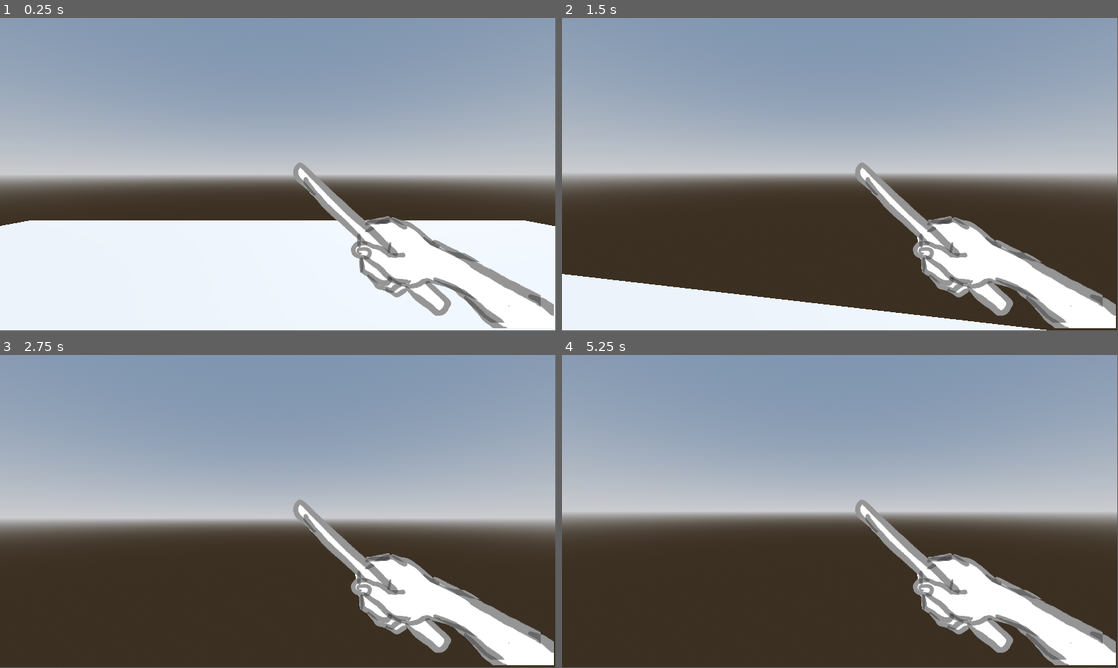
Above: before the commit, frames 1-4 (two rows, left to right).
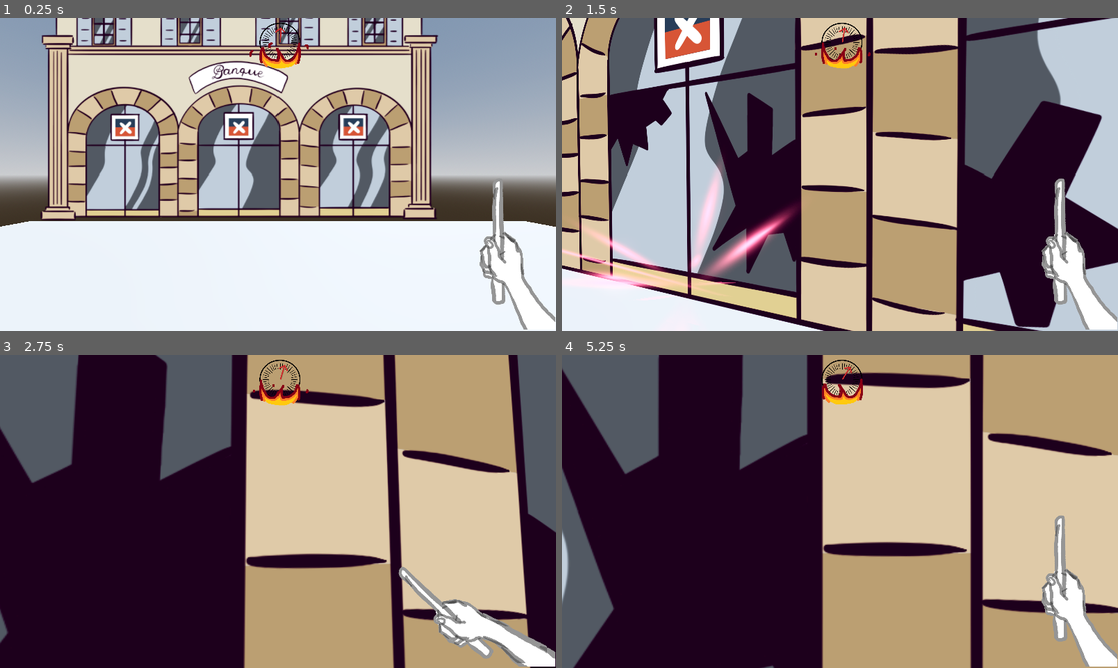
Above: after the commit, the same moments.

Repository: electron35/game-jam-audacieuxses
Game: Godot game, scene res://Scenes/main_scene.tscn
The game is run twice, just before and just after one commit, with the same random seed, the same clock (stepped at 60 frames per second) and the same inputs.
Inputs (mouse positions are in pixels of both pictures, inside the frame that each line leads up to):
- Up to frame 1 (0.25 s): no input
- Up to frame 2 (1.5 s): tap Enter (ui_accept) at 0.5, 0.77 s; move the mouse to (867, 171) at 0.52 s; press the mouse at (867, 171) at 0.53 s; hold W (Forward) from 0.53 s (still down); move the mouse to (812, 174) at 1.27 s; release the mouse at (812, 174) at 1.28 s; click (812, 174) at 1.35 s
- Up to frame 3 (2.75 s): keep holding W (Forward); tap Enter (ui_accept) at 1.52 s; move the mouse to (289, 505) at 2.02 s; press the mouse at (289, 505) at 2.03 s
- Up to frame 4 (5.25 s): keep holding W (Forward); move the mouse to (834, 514) at 2.77 s; release the mouse at (834, 514) at 2.78 s; click (834, 514) at 2.85 s; tap Enter (ui_accept) at 3.02, 3.77, 4.52 s; move the mouse to (878, 514) at 3.52 s; press the mouse at (878, 514) at 3.53 s; move the mouse to (795, 508) at 4.27 s; release the mouse at (795, 508) at 4.28 s; click (795, 508) at 4.35 s; move the mouse to (845, 511) at 5.02 s; press the mouse at (845, 511) at 5.03 s
In our replay, the window is 799x449 before the commit and 800x450 after it. These sizes can differ from the game's own. Grey fills any space a smaller window leaves; there, only what the larger window draws over its background counts as a difference.

The runs differ from the first frame. In frame 1, 45% of the frame differs, in the area x 0-100%, y 0-100%; in frame 2, 92%; in frame 3, 98%; in frame 4, 99%.

Commit message:
Added Diverses asset

Diff:
--- a/Resources/Animation/wand.tres
+++ b/Resources/Animation/wand.tres
@@ -1,9 +1,9 @@
 [gd_resource type="SpriteFrames" load_steps=5 format=3 uid="uid://bxtbhsvady6ta"]
 
-[ext_resource type="Texture2D" uid="uid://pirq0xudut36" path="res://Assets/Wand/right_arm_throw_rough1.png" id="1_mmv4i"]
-[ext_resource type="Texture2D" uid="uid://qiicc4qn1s3b" path="res://Assets/Wand/right_arm_throw_rough2.png" id="2_1kp0b"]
-[ext_resource type="Texture2D" uid="uid://dcyd2s55i75x2" path="res://Assets/Wand/right_arm_throw_rough3.png" id="3_ul5x6"]
-[ext_resource type="Texture2D" uid="uid://h30w62pj5rtb" path="res://Assets/Wand/right_arm_throw_rough4.png" id="4_al3dc"]
+[ext_resource type="Texture2D" uid="uid://pirq0xudut36" path="res://Assets/UI/Wand/right_arm_throw_rough1.png" id="1_mmv4i"]
+[ext_resource type="Texture2D" uid="uid://qiicc4qn1s3b" path="res://Assets/UI/Wand/right_arm_throw_rough2.png" id="2_1kp0b"]
+[ext_resource type="Texture2D" uid="uid://dcyd2s55i75x2" path="res://Assets/UI/Wand/right_arm_throw_rough3.png" id="3_ul5x6"]
+[ext_resource type="Texture2D" uid="uid://h30w62pj5rtb" path="res://Assets/UI/Wand/right_arm_throw_rough4.png" id="4_al3dc"]
 
 [resource]
 animations = [{
--- a/Resources/Interactible/BBQ.tres
+++ b/Resources/Interactible/BBQ.tres
@@ -1,8 +1,8 @@
 [gd_resource type="Resource" script_class="InteractibleData" load_steps=4 format=3 uid="uid://boqrt15end6vi"]
 
 [ext_resource type="Script" uid="uid://d2mqmgjq8u17f" path="res://Scripts/classes/interactible_data.gd" id="1_5k2l8"]
-[ext_resource type="Texture2D" uid="uid://dafee03r5bijd" path="res://Assets/Sprite/Item/BBQ_VG.png" id="1_qi036"]
-[ext_resource type="Texture2D" uid="uid://fkl6p7q0bg2c" path="res://Assets/Sprite/Item/BBQ_Viande.png" id="2_7moeh"]
+[ext_resource type="Texture2D" uid="uid://dafee03r5bijd" path="res://Assets/Sprites/Items/BBQ_VG.png" id="1_qi036"]
+[ext_resource type="Texture2D" uid="uid://fkl6p7q0bg2c" path="res://Assets/Sprites/Items/BBQ_Viande.png" id="2_7moeh"]
 
 [resource]
 script = ExtResource("1_5k2l8")
--- /dev/null
+++ b/Resources/Interactible/Bank.tres
@@ -0,0 +1,11 @@
+[gd_resource type="Resource" script_class="InteractibleData" load_steps=4 format=3 uid="uid://dylf8umw6yte7"]
+
+[ext_resource type="Texture2D" uid="uid://d00qu1xf12ygv" path="res://Assets/Sprites/Bank_break.png" id="1_y65hk"]
+[ext_resource type="Texture2D" uid="uid://bf5idr1o0xpix" path="res://Assets/Sprites/Bank_clear.png" id="2_3k7sn"]
+[ext_resource type="Script" uid="uid://d2mqmgjq8u17f" path="res://Scripts/classes/interactible_data.gd" id="3_glbaq"]
+
+[resource]
+script = ExtResource("3_glbaq")
+BeforeTexture = ExtResource("2_3k7sn")
+AfterTexture = ExtResource("1_y65hk")
+metadata/_custom_type_script = "uid://d2mqmgjq8u17f"
--- a/Resources/NPC/LeonMuffle.tres
+++ b/Resources/NPC/LeonMuffle.tres
@@ -1,7 +1,7 @@
 [gd_resource type="Resource" script_class="NPC_Data" load_steps=4 format=3 uid="uid://dnshr6f4nrqjl"]
 
-[ext_resource type="Texture2D" uid="uid://mgimertwk1be" path="res://Assets/Sprite/Muffle_crying.png" id="1_5cv6q"]
-[ext_resource type="Texture2D" uid="uid://vre36r1calvu" path="res://Assets/Sprite/Muffle_clean.png" id="2_o1ayt"]
+[ext_resource type="Texture2D" uid="uid://mgimertwk1be" path="res://Assets/Sprites/Muffle_crying.png" id="1_5cv6q"]
+[ext_resource type="Texture2D" uid="uid://vre36r1calvu" path="res://Assets/Sprites/Muffle_clean.png" id="2_o1ayt"]
 [ext_resource type="Script" uid="uid://dhoyjce7t6tul" path="res://Scripts/classes/npc_data.gd" id="3_j1cbr"]
 
 [resource]
--- a/Resources/NPC/RascalProut.tres
+++ b/Resources/NPC/RascalProut.tres
@@ -1,8 +1,8 @@
 [gd_resource type="Resource" script_class="NPC_Data" load_steps=4 format=3 uid="uid://crdvxi0j4y5lr"]
 
 [ext_resource type="Script" uid="uid://dhoyjce7t6tul" path="res://Scripts/classes/npc_data.gd" id="1_k8n0x"]
-[ext_resource type="Texture2D" uid="uid://dhrubv0gfj4xm" path="res://Assets/Sprite/Prout_crying.png" id="1_n7kmv"]
-[ext_resource type="Texture2D" uid="uid://c4c3jea8y5foo" path="res://Assets/Sprite/Prout_clean.png" id="2_tcj3a"]
+[ext_resource type="Texture2D" uid="uid://dhrubv0gfj4xm" path="res://Assets/Sprites/Prout_crying.png" id="1_n7kmv"]
+[ext_resource type="Texture2D" uid="uid://c4c3jea8y5foo" path="res://Assets/Sprites/Prout_clean.png" id="2_tcj3a"]
 
 [resource]
 script = ExtResource("1_k8n0x")
--- a/Scenes/Entities/Interactible.tscn
+++ b/Scenes/Entities/Interactible/Interactible2D.tscn
@@ -1,7 +1,7 @@
 [gd_scene load_steps=6 format=3 uid="uid://dxrip0m06ryj5"]
 
-[ext_resource type="Script" uid="uid://dp6lswccxnood" path="res://Scripts/interactible.gd" id="1_dmt2u"]
-[ext_resource type="Texture2D" uid="uid://fkl6p7q0bg2c" path="res://Assets/Sprite/Item/BBQ_Viande.png" id="1_ttwp4"]
+[ext_resource type="Script" uid="uid://dp6lswccxnood" path="res://Scripts/Interactible/interactible.gd" id="1_dmt2u"]
+[ext_resource type="Texture2D" uid="uid://fkl6p7q0bg2c" path="res://Assets/Sprites/Items/BBQ_Viande.png" id="1_ttwp4"]
 [ext_resource type="Resource" uid="uid://boqrt15end6vi" path="res://Resources/Interactible/BBQ.tres" id="2_hql6q"]
 [ext_resource type="PackedScene" uid="uid://c0280anxl81yx" path="res://Scenes/particle.tscn" id="3_gohnf"]
 
--- /dev/null
+++ b/Scenes/Entities/Interactible/Interactible3D.tscn
@@ -0,0 +1,26 @@
+[gd_scene load_steps=6 format=3 uid="uid://btjfqjnlmos34"]
+
+[ext_resource type="Script" uid="uid://pg1bf41h3lgr" path="res://Scripts/Interactible/interactible_3d.gd" id="1_dlh0l"]
+[ext_resource type="PackedScene" uid="uid://ce7xadtnpg7bf" path="res://Assets/Models/UglyCar.glb" id="1_xuw3d"]
+[ext_resource type="PackedScene" uid="uid://c0280anxl81yx" path="res://Scenes/particle.tscn" id="2_2unab"]
+[ext_resource type="PackedScene" uid="uid://bnmq1vsco8tny" path="res://Assets/Models/UglyCarBroken.glb" id="2_tn7gv"]
+
+[sub_resource type="BoxShape3D" id="BoxShape3D_dlh0l"]
+size = Vector3(6.245056, 1, 2.4144897)
+
+[node name="UglyCar" type="StaticBody3D"]
+collision_layer = 3
+collision_mask = 3
+script = ExtResource("1_dlh0l")
+
+[node name="Particle" parent="." instance=ExtResource("2_2unab")]
+
+[node name="CollisionShape3D" type="CollisionShape3D" parent="."]
+transform = Transform3D(1, 0, 0, 0, 1, 0, 0, 0, 1, -0.18417358, 0.5585327, -0.031829834)
+shape = SubResource("BoxShape3D_dlh0l")
+
+[node name="CleanState" parent="." instance=ExtResource("1_xuw3d")]
+
+[node name="BrokenState" parent="." instance=ExtResource("2_tn7gv")]
+transform = Transform3D(1, 0, 0, 0, 1, 0, 0, 0, 1, 0, -0.7274446, 0)
+visible = false
--- /dev/null
+++ b/Scenes/Entities/Interactible/InteractibleFacade.tscn
@@ -0,0 +1,25 @@
+[gd_scene load_steps=6 format=3 uid="uid://c1vn3vcjut82r"]
+
+[ext_resource type="Script" uid="uid://dp6lswccxnood" path="res://Scripts/Interactible/interactible.gd" id="1_to3qb"]
+[ext_resource type="Resource" uid="uid://dylf8umw6yte7" path="res://Resources/Interactible/Bank.tres" id="2_1i2jd"]
+[ext_resource type="Texture2D" uid="uid://bf5idr1o0xpix" path="res://Assets/Sprites/Bank_clear.png" id="2_to3qb"]
+[ext_resource type="PackedScene" uid="uid://c0280anxl81yx" path="res://Scenes/particle.tscn" id="4_x0i47"]
+
+[sub_resource type="BoxShape3D" id="BoxShape3D_i8kt7"]
+size = Vector3(33.003845, 20.854614, 1)
+
+[node name="InteractibleFacade" type="StaticBody3D"]
+collision_layer = 3
+collision_mask = 3
+script = ExtResource("1_to3qb")
+data = ExtResource("2_1i2jd")
+
+[node name="CollisionShape3D" type="CollisionShape3D" parent="."]
+transform = Transform3D(1, 0, 0, 0, 1, 0, 0, 0, 1, -0.1993103, 9.927307, 0)
+shape = SubResource("BoxShape3D_i8kt7")
+
+[node name="Sprite3D" type="Sprite3D" parent="."]
+transform = Transform3D(1, 0, 0, 0, 1, 0, 0, 0, 1, 0, 10.293813, 0)
+texture = ExtResource("2_to3qb")
+
+[node name="Particle" parent="." instance=ExtResource("4_x0i47")]
--- a/Scenes/Entities/NPC.tscn
+++ b/Scenes/Entities/NPC.tscn
@@ -2,7 +2,7 @@
 
 [ext_resource type="Script" uid="uid://dv132uidklika" path="res://Scripts/npc.gd" id="1_fo5tq"]
 [ext_resource type="Resource" uid="uid://dnshr6f4nrqjl" path="res://Resources/NPC/LeonMuffle.tres" id="2_xs5w8"]
-[ext_resource type="Texture2D" uid="uid://vre36r1calvu" path="res://Assets/Sprite/Muffle_clean.png" id="3_4a2w1"]
+[ext_resource type="Texture2D" uid="uid://vre36r1calvu" path="res://Assets/Sprites/Muffle_clean.png" id="3_4a2w1"]
 [ext_resource type="PackedScene" uid="uid://b8idyvf8u7ym" path="res://Scenes/speech.tscn" id="4_7fgga"]
 
 [sub_resource type="CapsuleShape3D" id="CapsuleShape3D_tdvfm"]
--- a/Scenes/Entities/player.tscn
+++ b/Scenes/Entities/player.tscn
@@ -1,9 +1,10 @@
-[gd_scene load_steps=7 format=3 uid="uid://d4a3t8yuyh307"]
+[gd_scene load_steps=8 format=3 uid="uid://d4a3t8yuyh307"]
 
 [ext_resource type="Script" uid="uid://bqolw5iehqdig" path="res://Scripts/Player/player.gd" id="1_v0iea"]
 [ext_resource type="Script" uid="uid://0lrkciq870up" path="res://Scripts/Player/dialog.gd" id="2_6t5aa"]
 [ext_resource type="Script" uid="uid://drsqq43yu2jb5" path="res://Scripts/Player/Interact.gd" id="2_cvnsp"]
 [ext_resource type="SpriteFrames" uid="uid://bxtbhsvady6ta" path="res://Resources/Animation/wand.tres" id="2_svftf"]
+[ext_resource type="PackedScene" uid="uid://kub2doyo41y3" path="res://Scenes/UI/TimerClock.tscn" id="4_a1rq5"]
 
 [sub_resource type="CapsuleMesh" id="CapsuleMesh_v0iea"]
 
@@ -31,23 +32,24 @@
 
 [node name="UIControl" type="Control" parent="Head/Camera3D"]
 layout_mode = 3
-anchor_right = 0.026
-anchor_bottom = 0.029000001
-offset_right = 0.048000336
-offset_bottom = 0.20800018
+anchors_preset = 15
+anchor_right = 1.0
+anchor_bottom = 1.0
+grow_horizontal = 2
+grow_vertical = 2
+mouse_filter = 2
 
 [node name="Wand" type="AnimatedSprite2D" parent="Head/Camera3D/UIControl"]
-position = Vector2(821.1049, 333.9999)
+position = Vector2(1589, 764)
 scale = Vector2(0.24999993, 0.24999996)
 sprite_frames = ExtResource("2_svftf")
-frame = 3
-frame_progress = 1.0
 
 [node name="DialogBox" type="Control" parent="Head/Camera3D/UIControl"]
 layout_mode = 1
-anchor_right = 38.4
-anchor_bottom = 34.158
-offset_bottom = -0.0020141602
+anchor_right = 0.9990001
+anchor_bottom = 0.998
+offset_right = -0.080078125
+offset_bottom = 0.15991211
 script = ExtResource("2_6t5aa")
 
 [node name="Choice1" type="Button" parent="Head/Camera3D/UIControl/DialogBox"]
@@ -75,6 +77,14 @@
 text = "CHOIX 2"
 autowrap_mode = 2
 
+[node name="TimerClock" parent="Head/Camera3D/UIControl" instance=ExtResource("4_a1rq5")]
+layout_mode = 1
+offset_left = 7.0
+offset_top = 85.0
+offset_right = 7.0
+offset_bottom = 85.0
+scale = Vector2(0.36000246, 0.36000246)
+
 [node name="RayCast3D" type="RayCast3D" parent="Head/Camera3D"]
 transform = Transform3D(1, 0, 0, 0, 0.011222202, -0.99993706, 0, 0.99993706, 0.011222202, -5.7458878e-05, -1.1920929e-07, -0.5399309)
 target_position = Vector3(0, -3, 0)
--- /dev/null
+++ b/Scenes/UI/TimerClock.tscn
@@ -0,0 +1,55 @@
+[gd_scene load_steps=9 format=3 uid="uid://kub2doyo41y3"]
+
+[ext_resource type="Texture2D" uid="uid://dibdye3yony32" path="res://Assets/UI/chrono.png" id="1_fgi8r"]
+[ext_resource type="Script" uid="uid://de83menu2bl5g" path="res://Scripts/timer_clock.gd" id="1_yiyjv"]
+[ext_resource type="Texture2D" uid="uid://c8waiofo1fnx0" path="res://Assets/UI/chrono_arrow.png" id="2_vegd7"]
+[ext_resource type="Texture2D" uid="uid://dl4cp2ttj2m6k" path="res://Assets/UI/chrono_burning_1.png" id="3_yiyjv"]
+[ext_resource type="Texture2D" uid="uid://ds2crjkgtg8pm" path="res://Assets/UI/chrono_burning_2.png" id="4_8yvbo"]
+[ext_resource type="Texture2D" uid="uid://bu48mcr06tnrk" path="res://Assets/UI/chrono_burning_3.png" id="5_gxpnl"]
+[ext_resource type="Texture2D" uid="uid://6r4l5q8wc8lu" path="res://Assets/UI/chrono_burning_4.png" id="6_i8m3h"]
+
+[sub_resource type="SpriteFrames" id="SpriteFrames_hiagx"]
+animations = [{
+"frames": [{
+"duration": 1.0,
+"texture": ExtResource("3_yiyjv")
+}, {
+"duration": 1.0,
+"texture": ExtResource("4_8yvbo")
+}, {
+"duration": 1.0,
+"texture": ExtResource("5_gxpnl")
+}, {
+"duration": 1.0,
+"texture": ExtResource("6_i8m3h")
+}],
+"loop": true,
+"name": &"default",
+"speed": 10.0
+}]
+
+[node name="TimerClock" type="Control"]
+layout_mode = 3
+anchors_preset = 5
+anchor_left = 0.5
+anchor_right = 0.5
+grow_horizontal = 2
+script = ExtResource("1_yiyjv")
+
+[node name="Chrono" type="Sprite2D" parent="."]
+texture = ExtResource("1_fgi8r")
+
+[node name="ChronoArrow" type="Sprite2D" parent="."]
+rotation = -1.5707964
+texture = ExtResource("2_vegd7")
+offset = Vector2(73.32594, 4.107483)
+
+[node name="AnimatedSprite2D" type="AnimatedSprite2D" parent="."]
+position = Vector2(0, 55)
+sprite_frames = SubResource("SpriteFrames_hiagx")
+autoplay = "default"
+frame_progress = 0.3276322
+
+[node name="Timer" type="Timer" parent="."]
+wait_time = 60.0
+one_shot = true
--- a/Scenes/main_scene.tscn
+++ b/Scenes/main_scene.tscn
@@ -1,9 +1,11 @@
-[gd_scene load_steps=8 format=3 uid="uid://rmv8sxhmdkni"]
+[gd_scene load_steps=10 format=3 uid="uid://rmv8sxhmdkni"]
 
 [ext_resource type="PackedScene" uid="uid://d4a3t8yuyh307" path="res://Scenes/Entities/player.tscn" id="1_52fb6"]
-[ext_resource type="PackedScene" uid="uid://dxrip0m06ryj5" path="res://Scenes/Entities/Interactible.tscn" id="2_6l7je"]
+[ext_resource type="PackedScene" uid="uid://dxrip0m06ryj5" path="res://Scenes/Entities/Interactible/Interactible2D.tscn" id="2_6l7je"]
 [ext_resource type="PackedScene" uid="uid://cic1yiqgeesod" path="res://Scenes/Entities/NPC.tscn" id="3_jv6wh"]
 [ext_resource type="Resource" uid="uid://crdvxi0j4y5lr" path="res://Resources/NPC/RascalProut.tres" id="4_x6ack"]
+[ext_resource type="PackedScene" uid="uid://btjfqjnlmos34" path="res://Scenes/Entities/Interactible/Interactible3D.tscn" id="5_iacmt"]
+[ext_resource type="PackedScene" uid="uid://c1vn3vcjut82r" path="res://Scenes/Entities/Interactible/InteractibleFacade.tscn" id="6_6ev3c"]
 
 [sub_resource type="ProceduralSkyMaterial" id="ProceduralSkyMaterial_52fb6"]
 sky_horizon_color = Color(0.66224277, 0.6717428, 0.6867428, 1)
@@ -44,3 +46,9 @@
 [node name="RascalProut" parent="." instance=ExtResource("3_jv6wh")]
 transform = Transform3D(1, 0, 0, 0, 1, 0, 0, 0, 1, -2.5333154, 0.009522796, 4.7284555)
 data = ExtResource("4_x6ack")
+
+[node name="UglyCar" parent="." instance=ExtResource("5_iacmt")]
+transform = Transform3D(1, 0, 0, 0, 1, 0, 0, 0, 1, 4.108013, 0.58260435, 3.2201107)
+
+[node name="InteractibleFacade" parent="." instance=ExtResource("6_6ev3c")]
+transform = Transform3D(0.35817868, 0, 0, 0, 0.35817868, 0, 0, 0, 0.35817868, -1.1620103, 0.28436494, -6.1348124)
--- a/Scripts/interactible.gd
+++ b/Scripts/Interactible/interactible.gd
@@ -8,11 +8,6 @@
 @onready var particle: GPUParticles3D = $Particle
 
 var broken:bool
-
-# Called when the node enters the scene tree for the first time.
-func _ready() -> void:
-	pass # Replace with function body.
-
 
 # Called every frame. 'delta' is the elapsed time since the previous frame.
 func _process(delta: float) -> void:
--- /dev/null
+++ b/Scripts/Interactible/interactible_3d.gd
@@ -0,0 +1,18 @@
+extends StaticBody3D
+
+var broken=false
+
+@onready var particle: GPUParticles3D = $Particle
+@onready var clean_state: Node3D = $CleanState
+@onready var broken_state: Node3D = $BrokenState
+
+func _ready() -> void:
+		clean_state.visible=true
+		broken_state.visible=false
+
+func spell():
+	if (!broken):
+		broken=true
+		particle.emitting=true
+		clean_state.visible=false
+		broken_state.visible=true
--- /dev/null
+++ b/Scripts/Interactible/interactible_facade.gd
@@ -0,0 +1,11 @@
+extends StaticBody3D
+
+
+# Called when the node enters the scene tree for the first time.
+func _ready() -> void:
+	pass # Replace with function body.
+
+
+# Called every frame. 'delta' is the elapsed time since the previous frame.
+func _process(delta: float) -> void:
+	pass
--- a/Scripts/Player/Interact.gd
+++ b/Scripts/Player/Interact.gd
@@ -4,9 +4,8 @@
 
 func _input(event):
 	if event.is_action_pressed("Shoot"):
-		print("shoot")
+		wand.play("default")
 		var item:Node3D
 		if (get_collider()!=null):
-			wand.play("default")
 			item = get_collider()
 			item.spell()
--- /dev/null
+++ b/Scripts/timer_clock.gd
@@ -0,0 +1,18 @@
+extends Control
+
+@onready var chrono: Sprite2D = $Chrono
+@onready var chrono_arrow: Sprite2D = $ChronoArrow
+@onready var animated_sprite_2d: AnimatedSprite2D = $AnimatedSprite2D
+@onready var timer: Timer = $Timer
+
+
+
+func _ready() -> void:
+	timer.start()
+
+
+
+
+# Called every frame. 'delta' is the elapsed time since the previous frame.
+func _process(delta: float) -> void:
+	chrono_arrow.rotate(deg_to_rad(6)*delta)
--- a/project.godot
+++ b/project.godot
@@ -18,6 +18,12 @@
 [autoload]
 
 Global="*res://Scripts/global.gd"
+
+[display]
+
+window/size/viewport_width=1920
+window/size/viewport_height=1080
+window/stretch/mode="viewport"
 
 [input]
 
Binary file added: Assets/Models/UglyCar.glb
Not shown, added: Assets/Models/UglyCar.glb.import
Binary file added: Assets/Models/UglyCarBroken.glb
Not shown, added: Assets/Models/UglyCarBroken.glb.import
Renamed: Assets/Sprite/Arnaque_clean.png -> Assets/Sprites/Arnaque_clean.png
Not shown, changed: Assets/Sprites/Arnaque_clean.png.import
Renamed: Assets/Sprite/Arnaque_crying.png -> Assets/Sprites/Arnaque_crying.png
Not shown, changed: Assets/Sprites/Arnaque_crying.png.import
Binary file added: Assets/Sprites/Bank_break.png
Not shown, changed: Assets/Sprites/Bank_break.png.import
Binary file added: Assets/Sprites/Bank_clear.png
Not shown, added: Assets/Sprites/Bank_clear.png.import
(and 38 more such lines)
